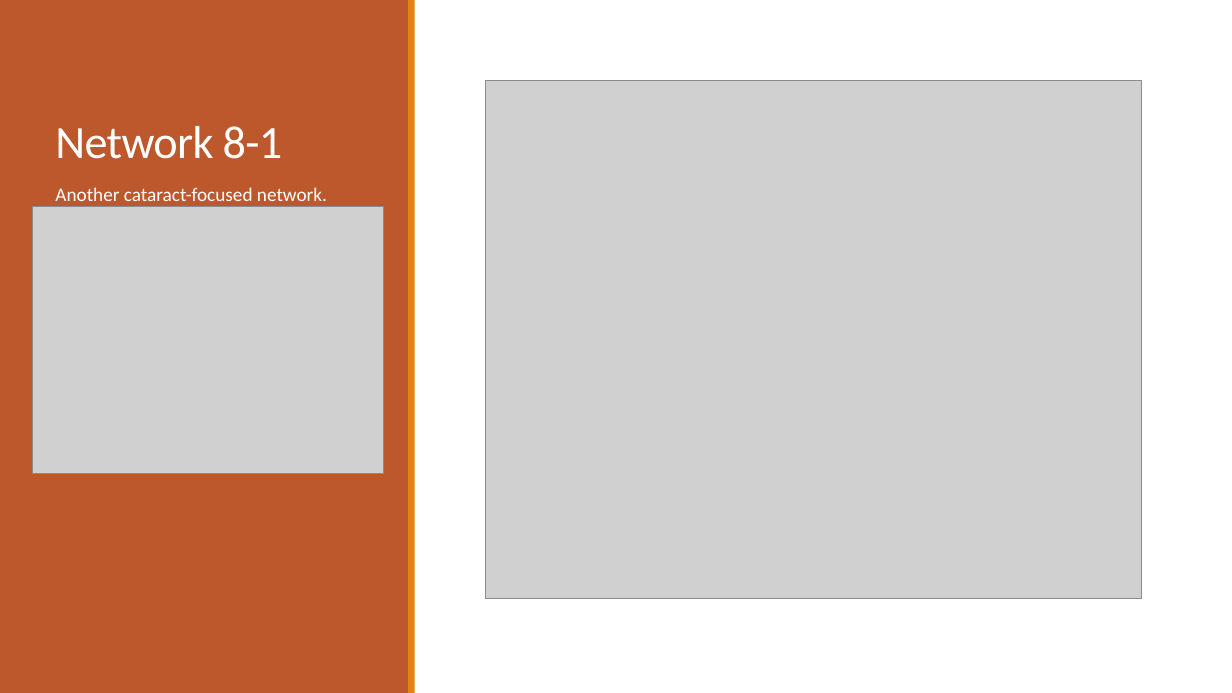
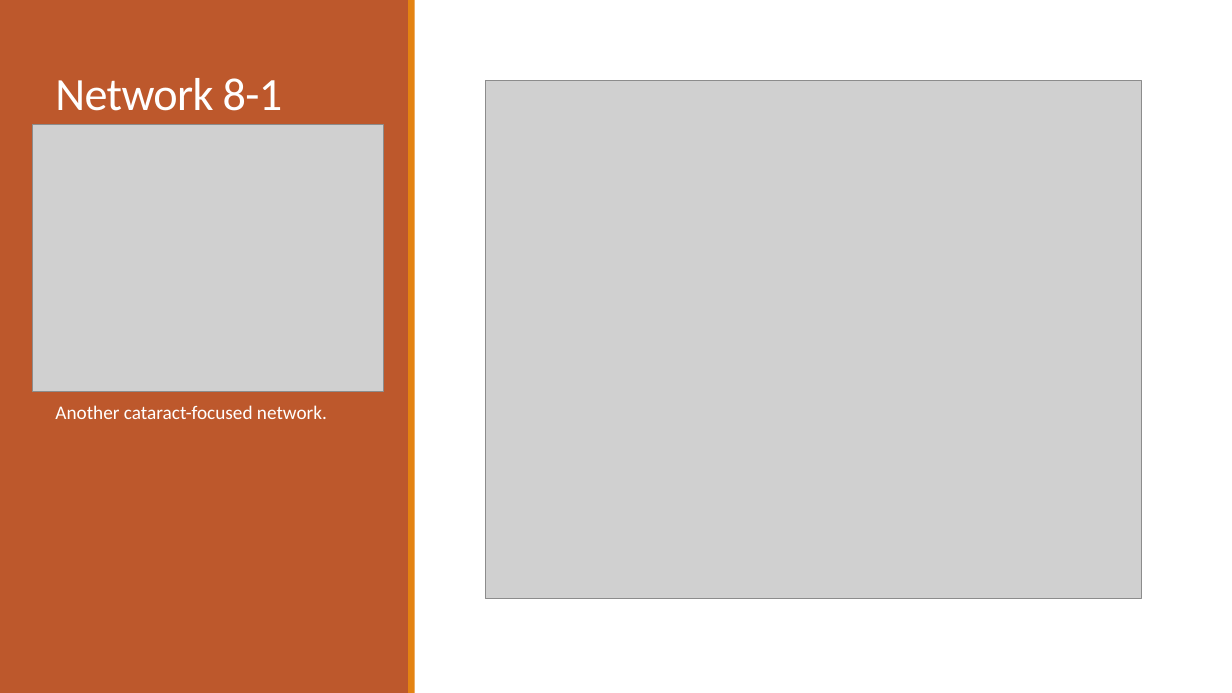
Before and after one commit to dyaom/REHS-2019, a slide deck: slide 14 of Cataract.pptx. Drawn at 1232x693 pixels with LibreOffice and Linux fonts; fonts in the diff are those of the drawing; grey boxes stand for pictures. Boxes give left, top, right and bottom in pixels: in the first picture for what was removed or moved away, otherwise in the second. Text is boxed around its words. In the diff, an @@ line names an element or a change of style, - is before the commit and + after.

```diff
--- a/Cataract.pptx
+++ b/Cataract.pptx
@@ title "Network 8-1": place and size @@
-title "Network 8-1" at <box>55,126,283,159</box>
+title "Network 8-1" at <box>55,78,283,111</box>
@@ picture: place and size @@
-picture at <box>32,206,384,473</box>
+picture at <box>32,125,384,392</box>
@@ text "Another cataract-focused network." rewrapped from <box>55,187,327,207</box> to <box>55,405,327,419</box> @@
```
Also in this commit, not shown: 6 other slides changed, 1 slide added, 1 other file.
